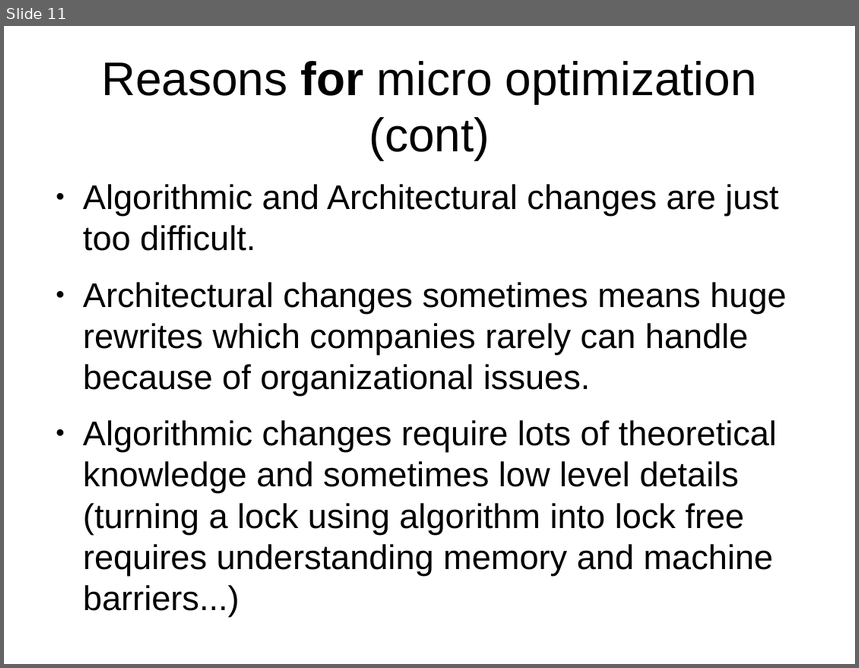
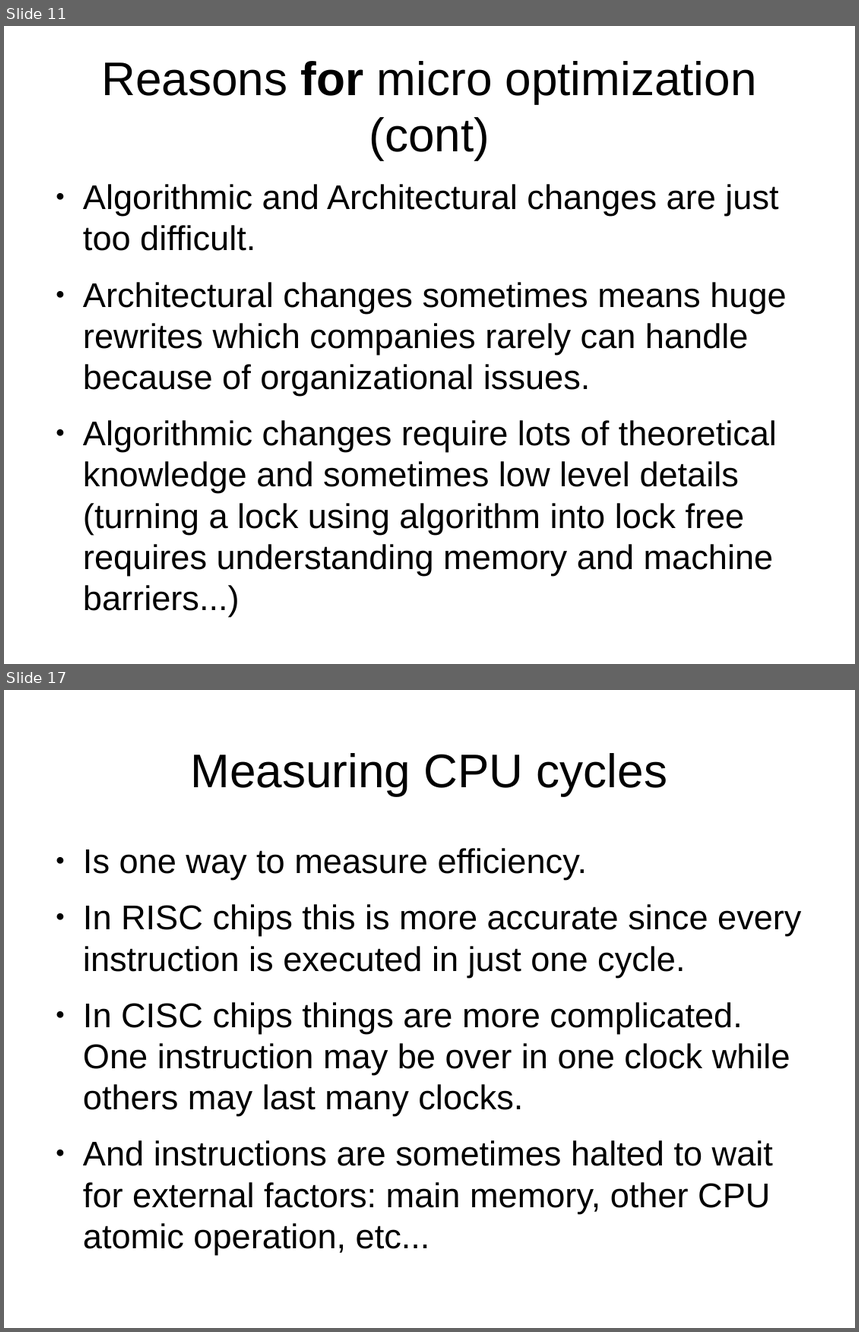
Before and after one commit to veltzer/demos-linux, a slide deck: multi_core/effective_cplusplus.odp. Shown one above the other, each under a label of ours: slide 11 before the commit, slides 11 and 17 after it; the slides between them are not shown. The pictures are 859x668 and 859x1332 pixels, drawn with LibreOffice and Linux fonts; fonts in the diff are those of the drawing. Boxes give left, top, right and bottom in pixels: in the first picture for what was removed or moved away, otherwise in the second. Text is boxed around its words. In the diff, an @@ line names an element or a change of style, - is before the commit and + after.

```diff
--- a/multi_core/effective_cplusplus.odp
+++ b/multi_core/effective_cplusplus.odp
@@ slide 17 added at <box>4,690,855,1328</box>, background #FFFFFF @@
@@ title added at <box>191,753,667,796</box>, 44 pt, text #000000 @@
+Measuring CPU cycles
@@ text added at <box>83,848,801,1255</box>, 32 pt, text #000000 @@
+● Is one way to measure efficiency.
+● In RISC chips this is more accurate since every instruction is executed in just one cycle.
+● In CISC chips things are more complicated. One instruction may be over in one clock while others may last many clocks.
+● And instructions are sometimes halted to wait for external factors: main memory, other CPU atomic operation, etc...
```
Also in this commit, not shown: 4 slides changed, 15 other slides added, 1 other file.
